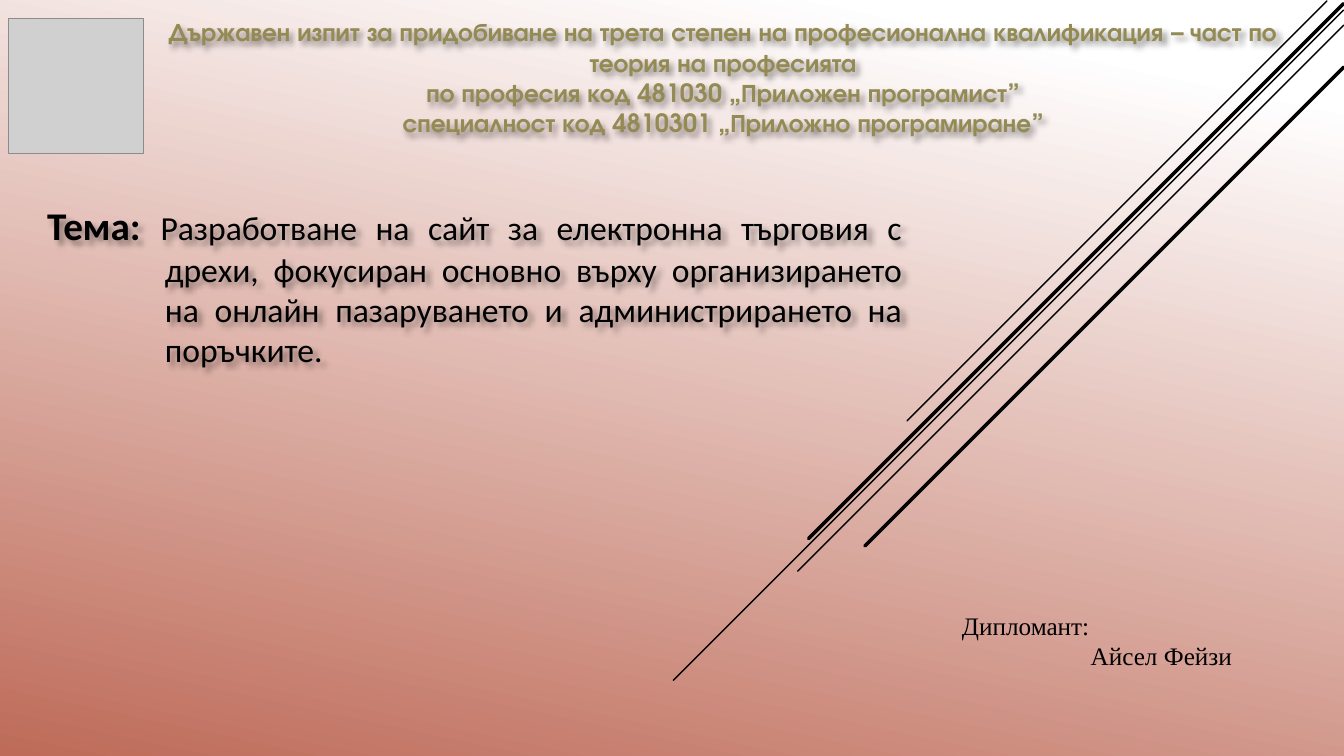
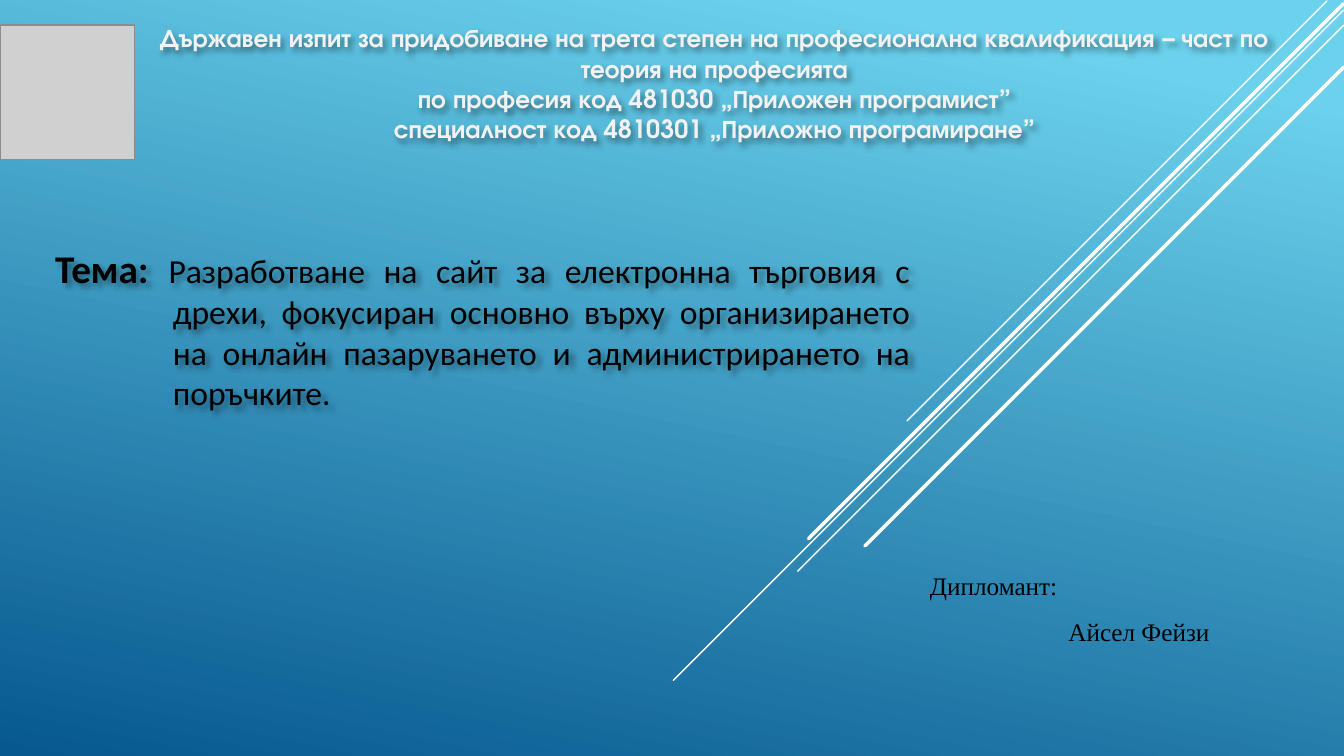
Before and after one commit to pgee-dzi2024/Theme_03, a slide deck: slide 1 of 03 Айсел Фейзи/Защита теория.pptx. Drawn at 1344x756 pixels with LibreOffice and Linux fonts; fonts in the diff are those of the drawing; grey boxes stand for pictures. Boxes give left, top, right and bottom in pixels: in the first picture for what was removed or moved away, otherwise in the second. Text is boxed around its words. In the diff, an @@ line names an element or a change of style, - is before the commit and + after.

```diff
--- a/03 Айсел Фейзи/Защита теория.pptx
+++ b/03 Айсел Фейзи/Защита теория.pptx
@@ background gradient #FFFFFF to #C26A56 to gradient #6ED2EB to #06588E @@
@@ picture moved from (x1=9, y1=19, x2=144, y2=154) to (x1=0, y1=25, x2=135, y2=160) @@
@@ text "Държавен изпит за придобиване на ..." moved from (x1=169, y1=18, x2=1277, y2=136) to (x1=160, y1=30, x2=1268, y2=144) @@
@@ text "Държавен изпит за придобиване на ..." at (x1=160, y1=30, x2=1268, y2=144): text colour #948A54 to #F2F2F2 @@
@@ line (1344, 10) - (674, 681): stroke #000000 1 pt to #FFFFFF 1 pt @@
@@ line (1344, 25) - (798, 572): stroke #000000 1 pt to #FFFFFF 1 pt @@
@@ line (1344, 4) - (809, 538): stroke #000000 2.5 pt to #FFFFFF 2.5 pt @@
@@ line (1327, 1) - (907, 421): stroke #000000 1 pt to #FFFFFF 1 pt @@
@@ line (1344, 68) - (865, 546): stroke #000000 2.5 pt to #FFFFFF 2.5 pt @@
@@ text "Тема: Разработване на сайт за ..." moved from (x1=47, y1=214, x2=902, y2=368) to (x1=55, y1=257, x2=910, y2=411) @@
@@ text "Дипломант:" moved from (x1=962, y1=618, x2=1232, y2=666) to (x1=930, y1=578, x2=1209, y2=642) @@
@@ text at (x1=1068, y1=623, x2=1209, y2=642): indent changed; line spacing 1 to 1.5 @@
```
Also in this commit, not shown: 6 other slides changed, 3 slides added, 3 slides removed, 4 other files.
